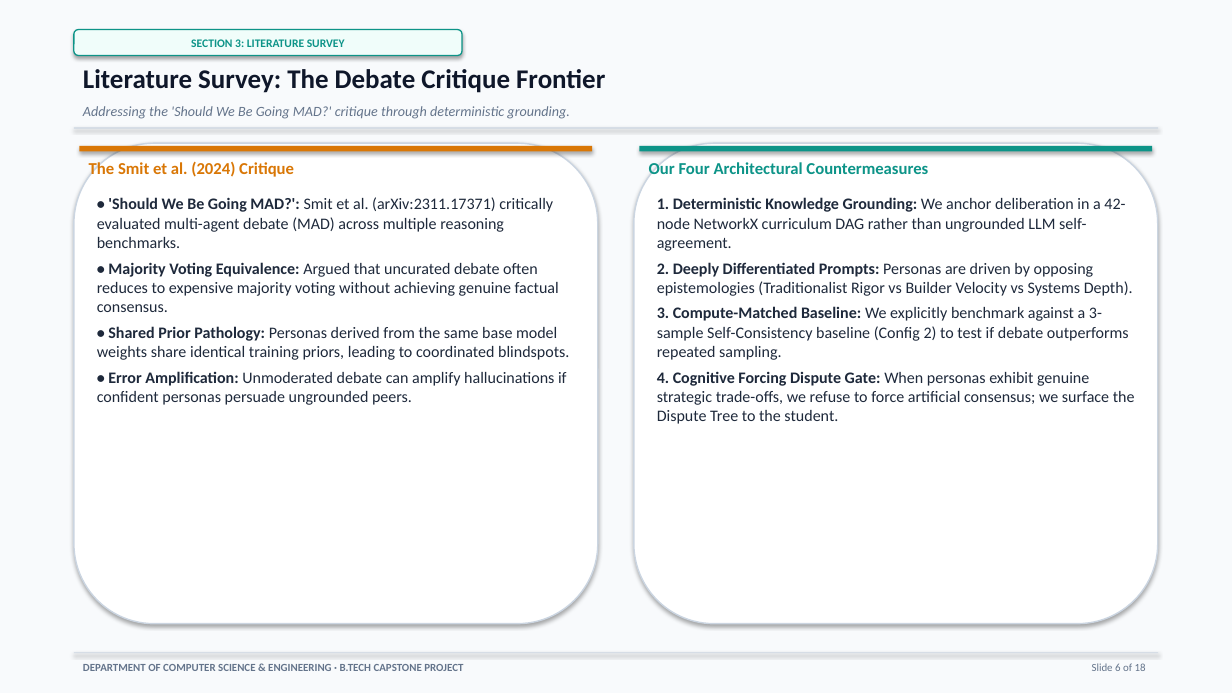
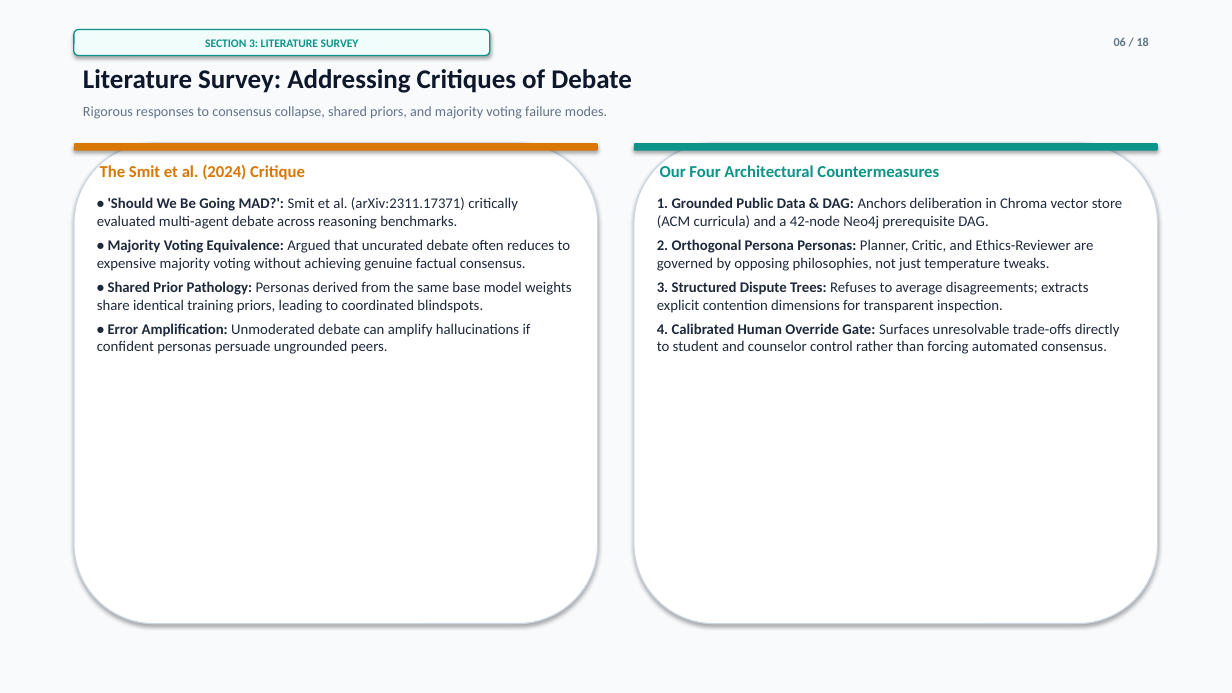
Before and after one commit to parth2024-tech/rai-project, a slide deck: slide 6 of Final_Presentation.pptx. Drawn at 1232x693 pixels with LibreOffice and Linux fonts; fonts in the diff are those of the drawing. Boxes give left, top, right and bottom in pixels: in the first picture for what was removed or moved away, otherwise in the second. Text is boxed around its words. In the diff, an @@ line names an element or a change of style, - is before the commit and + after.

Commit message:
feat(system): align 100% with rubric specification for planner-critic-ethics debate, Neo4j DAG, Chroma store, Streamlit trace viewer, and comparative eval

```diff
--- a/Final_Presentation.pptx
+++ b/Final_Presentation.pptx
@@ rounded rectangle "SECTION 3: LITERATURE SURVEY": place and size @@
-rounded rectangle "SECTION 3: LITERATURE SURVEY" at [74,30,462,55]
+rounded rectangle "SECTION 3: LITERATURE SURVEY" at [74,30,490,55]
@@ text added at [1114,37,1149,46], 9.5 pt, text #64748B, bold @@
+06 / 18
@@ text at [83,69,632,93]: text changed @@
-Literature Survey: The Debate Critique Frontier
+Literature Survey: Addressing Critiques of Debate
@@ text at [83,106,607,119]: text changed; italic off @@
-Addressing the 'Should We Be Going MAD?' critique through deterministic grounding.
+Rigorous responses to consensus collapse, shared priors, and majority voting failure modes.
@@ rounded rectangle at [74,143,598,624]: outline #CBD5E1 1.1 pt to #CBD5E1 1 pt @@
@@ rounded rectangle: place and size @@
-rounded rectangle at [79,146,592,152]
+rounded rectangle at [74,143,598,151]
@@ rounded rectangle at [74,143,598,151]: rectangle to rounded rectangle @@
@@ rectangle removed at [74,128,1158,128] @@
@@ rounded rectangle at [634,143,1158,624]: outline #CBD5E1 1.1 pt to #CBD5E1 1 pt @@
@@ rounded rectangle at [634,143,1158,151]: rectangle to rounded rectangle @@
@@ rounded rectangle: place and size @@
-rounded rectangle at [640,146,1153,152]
+rounded rectangle at [634,143,1158,151]
@@ text "The Smit et al. (2024) ..." at [100,164,305,180]: vertical alignment top to middle @@
@@ text "Our Four Architectural Countermeasures" at [660,165,939,177]: vertical alignment top to middle @@
@@ text at [97,197,518,229]: text changed; size 12.5 to 11.5 pt @@
-• 'Should We Be Going MAD?': Smit et al. (arXiv:2311.17371) critically evaluated multi-agent debate (MAD) across multiple reasoning benchmarks.
+• 'Should We Be Going MAD?': Smit et al. (arXiv:2311.17371) critically evaluated multi-agent debate across reasoning benchmarks.
@@ text at [657,197,1123,354]: text changed; size 12.5 to 11.5 pt @@
-1. Deterministic Knowledge Grounding: We anchor deliberation in a 42-node NetworkX curriculum DAG rather than ungrounded LLM self-agreement.
-2. Deeply Differentiated Prompts: Personas are driven by opposing epistemologies (Traditionalist Rigor vs Builder Velocity vs Systems Depth).
-3. Compute-Matched Baseline: We explicitly benchmark against a 3-sample Self-Consistency baseline (Config 2) to test if debate outperforms repeated sampling.
-4. Cognitive Forcing Dispute Gate: When personas exhibit genuine strategic trade-offs, we refuse to force artificial consensus; we surface the Dispute Tree to the student.
+1. Grounded Public Data & DAG: Anchors deliberation in Chroma vector store (ACM curricula) and a 42-node Neo4j prerequisite DAG.
+2. Orthogonal Persona Personas: Planner, Critic, and Ethics-Reviewer are governed by opposing philosophies, not just temperature tweaks.
+3. Structured Dispute Trees: Refuses to average disagreements; extracts explicit contention dimensions for transparent inspection.
+4. Calibrated Human Override Gate: Surfaces unresolvable trade-offs directly to student and counselor control rather than forcing automated consensus.
@@ text at [97,239,571,354]: size 12.5 to 11.5 pt in "• Majority Voting Equivalence: Argued that uncurated ...", "• Shared Prior Pathology: Personas derived from ...", "• Error Amplification: Unmoderated debate can amplify ..." @@
@@ rectangle removed at [74,653,1158,653] @@
@@ text removed at [83,664,463,671] @@
-DEPARTMENT OF COMPUTER SCIENCE & ENGINEERING · B.TECH CAPSTONE PROJECT
@@ text removed at [1092,663,1146,671] @@
-Slide 6 of 18
```
Also in this commit, not shown: 9 other slides changed, 8 slides added, 8 slides removed, 18 other files.
